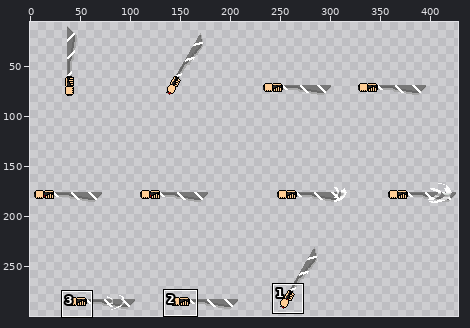
One commit to this sprite sheet: Assets/Spritesheets/Weapons/Melee/Machete/Machete_Attack_02.png. Above: a wide view before the commit, with the close-up outlined.
Close-up. Before the edit:
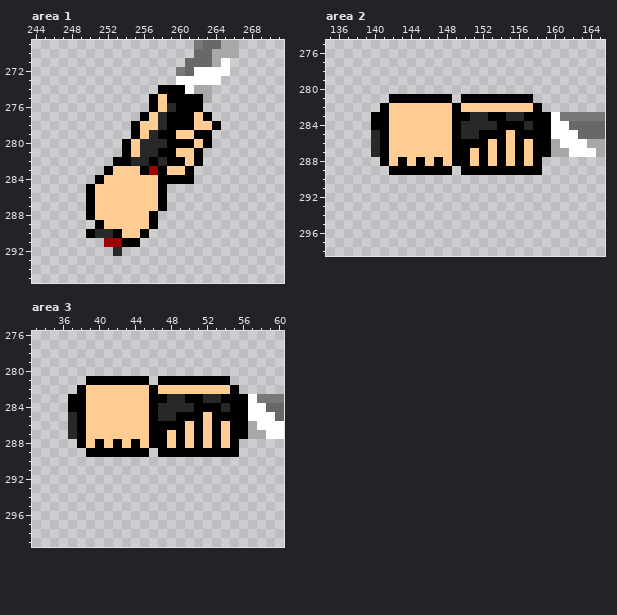
The file is 428x321 pixels. Pixels under 10% opacity are left out. Colours within 5 levels of each other are drawn and written as one. Shown: area 1: x 244..271, y 269..295; area 2: x 135..165, y 275..298; area 3: x 33..60, y 276..299. The wide view leaves out empty margins. The commit also changed other parts of the picture, which this record leaves out.
After:
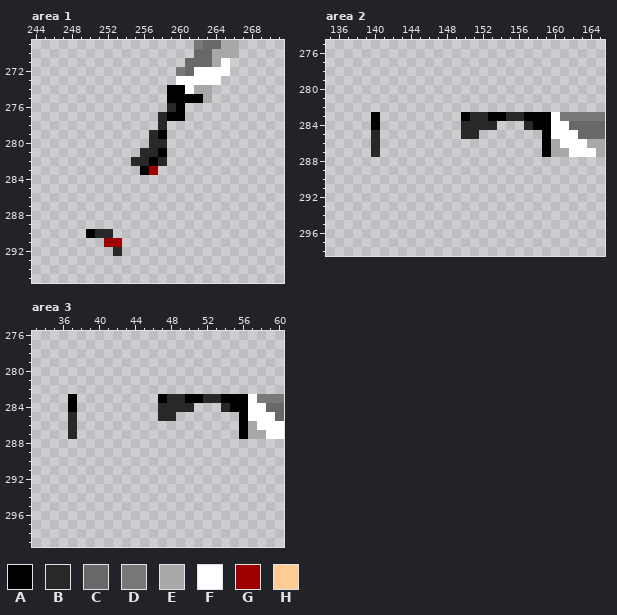
Palette (. is transparent): A #000000  B #282828  C #686868  D #787878  E #a8a8a8  F #ffffff  G #9d0000  H #ffcd94
Difference:
Area 1:
Colour A is gone in row 274 at x 258; in row 275 at x 257; in row 276 at x 257 and 261 to 262; in row 277 at x 256, 261 and 263; in row 278 at x 255, 259 to 261 and 264; in row 279 at x 255, 259 and 262 to 263.
Colour A is gone in row 280 at x 254, 259 to 261 and 263; in row 281 at x 254, 259 and 262; in row 282 at x 253 to 254, 259 to 260 and 262; in row 283 at x 252, 258 and 261; in row 284 at x 251 and 258 to 261; in rows 285 to 287 at x 250 and 258.
Colour A is gone in row 288 at x 250 and 257; in row 289 at x 251 and 257; in row 290 at x 253 and 256; in row 291 at x 254 to 255.
Colour B is gone in row 280 at x 256.
Colour H is gone in rows 275 to 276 at x 258; in row 277 at x 257 and 262; in row 278 at x 256 to 257 and 262 to 263; in row 279 at x 256 and 260 to 261; in row 280 at x 255 and 262; in row 281 at x 255 and 260 to 261.
Colour H is gone in row 282 at x 261; in row 283 at x 253 to 255 and 259 to 260; in row 284 at x 252 to 257; in rows 285 to 287 at x 251 to 257; in row 288 at x 251 to 256; in row 289 at x 252 to 256.
Colour H is gone in row 290 at x 254 to 255.
Area 2:
Colour A is gone in row 281 at x 142 to 148 and 150 to 157; in row 282 at x 141, 149 and 158; in row 283 at x 141 and 149; in row 284 at x 141, 149 and 154 to 156; in row 285 at x 141, 149, 152 to 154 and 156 to 158; in row 286 at x 141, 149 to 152, 154, 156 and 158.
Colour A is gone in row 287 at x 141, 149 to 150, 152, 154, 156 and 158; in row 288 at x 141, 143, 145, 147, 149 to 150, 152, 154, 156 and 158; in row 289 at x 142 to 148 and 150 to 158.
Colour H is gone in row 282 at x 142 to 148 and 150 to 157; in rows 283 to 284 at x 142 to 148; in row 285 at x 142 to 148 and 155; in row 286 at x 142 to 148, 153, 155 and 157; in row 287 at x 142 to 148, 151, 153, 155 and 157; in row 288 at x 142, 144, 146, 148, 151, 153, 155 and 157.
Area 3:
Colour A is gone in row 281 at x 39 to 45 and 47 to 54; in row 282 at x 38, 46 and 55; in row 283 at x 38 and 46; in row 284 at x 38, 46 and 51 to 53; in row 285 at x 38, 46, 49 to 51 and 53 to 55; in row 286 at x 38, 46 to 49, 51, 53 and 55.
Colour A is gone in row 287 at x 38, 46 to 47, 49, 51, 53 and 55; in row 288 at x 38, 40, 42, 44, 46 to 47, 49, 51, 53 and 55; in row 289 at x 39 to 45 and 47 to 55.
Colour H is gone in row 282 at x 39 to 45 and 47 to 54; in rows 283 to 284 at x 39 to 45; in row 285 at x 39 to 45 and 52; in row 286 at x 39 to 45, 50, 52 and 54; in row 287 at x 39 to 45, 48, 50, 52 and 54; in row 288 at x 39, 41, 43, 45, 48, 50, 52 and 54.
Boxes around the changes in both close-ups, in picture pixels (x1, y1, x2, y2):
erased: (86, 85, 221, 247)
erased: (380, 94, 542, 175)
erased: (77, 376, 239, 457)
